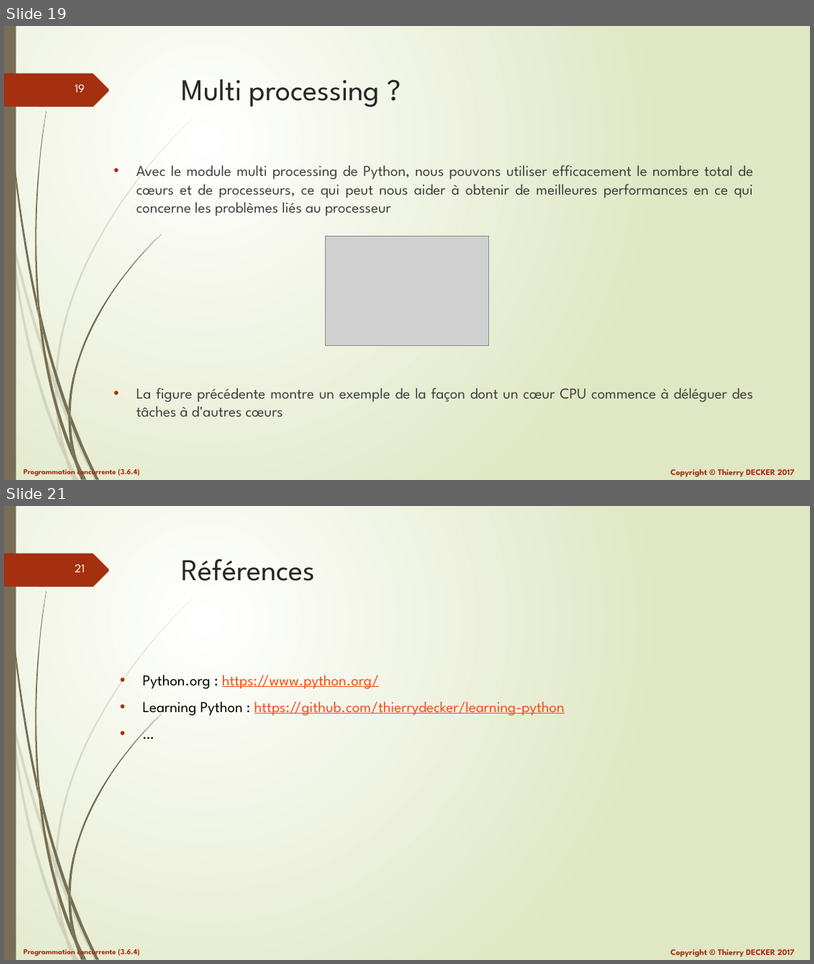
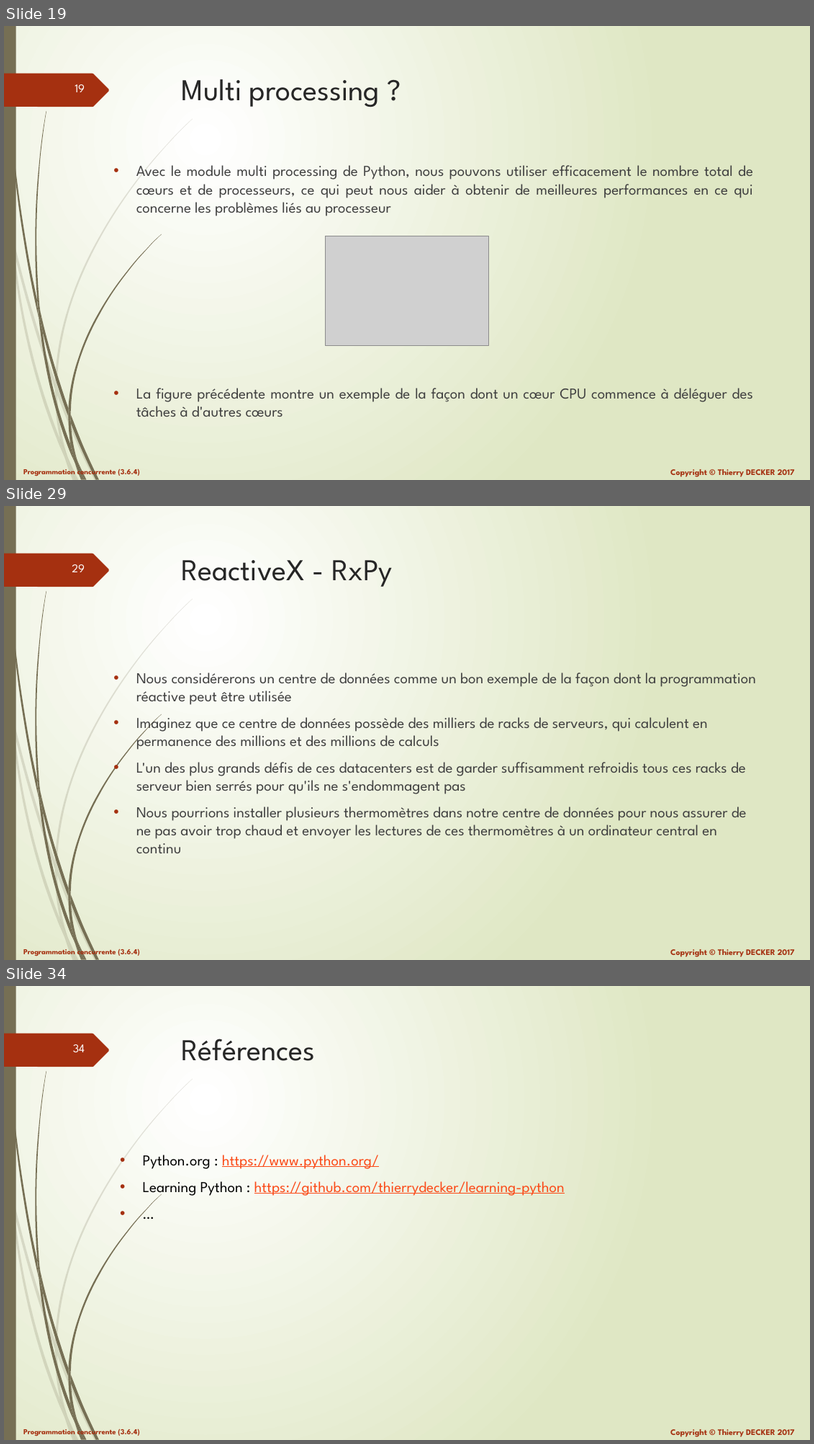
Before and after one commit to VikmanTheRacoon/learning-python, a slide deck: documentations/python-103.pptx. Shown one above the other, each under a label of ours: slides 19 and 21 before the commit, slides 19, 29 and 34 after it; the slides between them are not shown. The pictures are 814x964 and 814x1444 pixels, drawn with LibreOffice and Linux fonts; fonts in the diff are those of the drawing; grey boxes stand for pictures. Boxes give left, top, right and bottom in pixels: in the first picture for what was removed or moved away, otherwise in the second. Text is boxed around its words. In the diff, an @@ line names an element or a change of style, - is before the commit and + after.

```diff
--- a/documentations/python-103.pptx
+++ b/documentations/python-103.pptx
@@ slide 29 added at (4,506,810,960), background gradient #FFFFFF to #DFE8C4; not listed: 27 template elements that a slide beside it also shows @@
@@ title added at (182,560,393,587), 36 pt, text #262626 @@
+ReactiveX - RxPy
@@ text added at (136,672,756,853), 18 pt, text #404040 @@
+• Nous considérerons un centre de données comme un bon exemple de la façon dont la programmation réactive peut être utilisée
+• Imaginez que ce centre de données possède des milliers de racks de serveurs, qui calculent en permanence des millions et des millions de calculs
+• L'un des plus grands défis de ces datacenters est de garder suffisamment refroidis tous ces racks de serveur bien serrés pour qu'ils ne s'endommagent pas
+• Nous pourrions installer plusieurs thermomètres dans notre centre de données pour nous assurer de ne pas avoir trop chaud et envoyer les lectures de ces thermomètres à un ordinateur central en continu
@@ what was slide 21 is now slide 34 @@
@@ page number at (73,1044,85,1052): text changed @@
-21
+34
```
Also in this commit, not shown: 1 slide changed, 12 other slides added, 1 other file.
